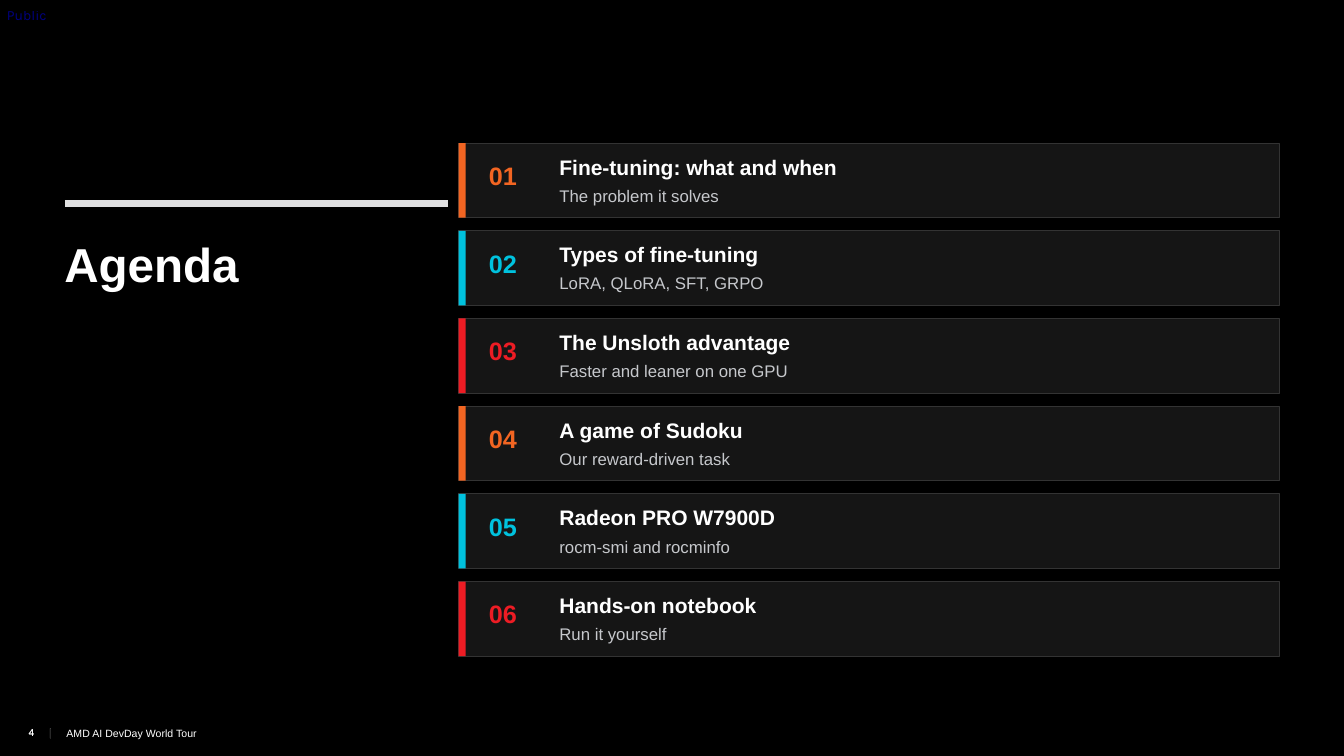
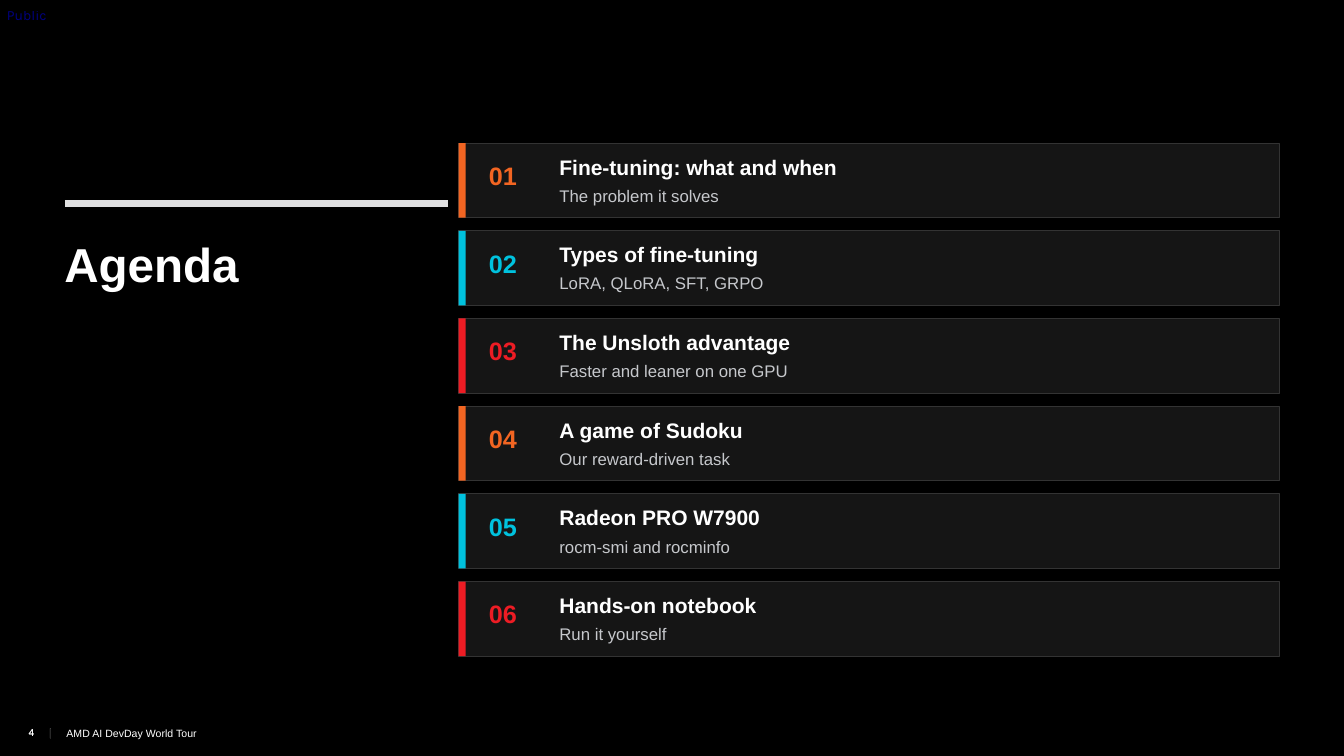
Before and after one commit to TwelveNights/Unsloth-RL-Workshop-on-Radeon, a slide deck: slide 4 of docs/AMD-Unsloth-GRPO-Fine-tuning1.pptx. Drawn at 1344x756 pixels with LibreOffice and Linux fonts; fonts in the diff are those of the drawing; background and template pictures are left out. Boxes give left, top, right and bottom in pixels: in the first picture for what was removed or moved away, otherwise in the second. Text is boxed around its words. In the diff, an @@ line names an element or a change of style, - is before the commit and + after.

```diff
--- a/docs/AMD-Unsloth-GRPO-Fine-tuning1.pptx
+++ b/docs/AMD-Unsloth-GRPO-Fine-tuning1.pptx
@@ text at box(559, 509, 759, 526): text changed @@
-Radeon PRO W7900D
+Radeon PRO W7900
```
Also in this commit, not shown: 9 other slides changed, 2 slides added, 2 other files.
